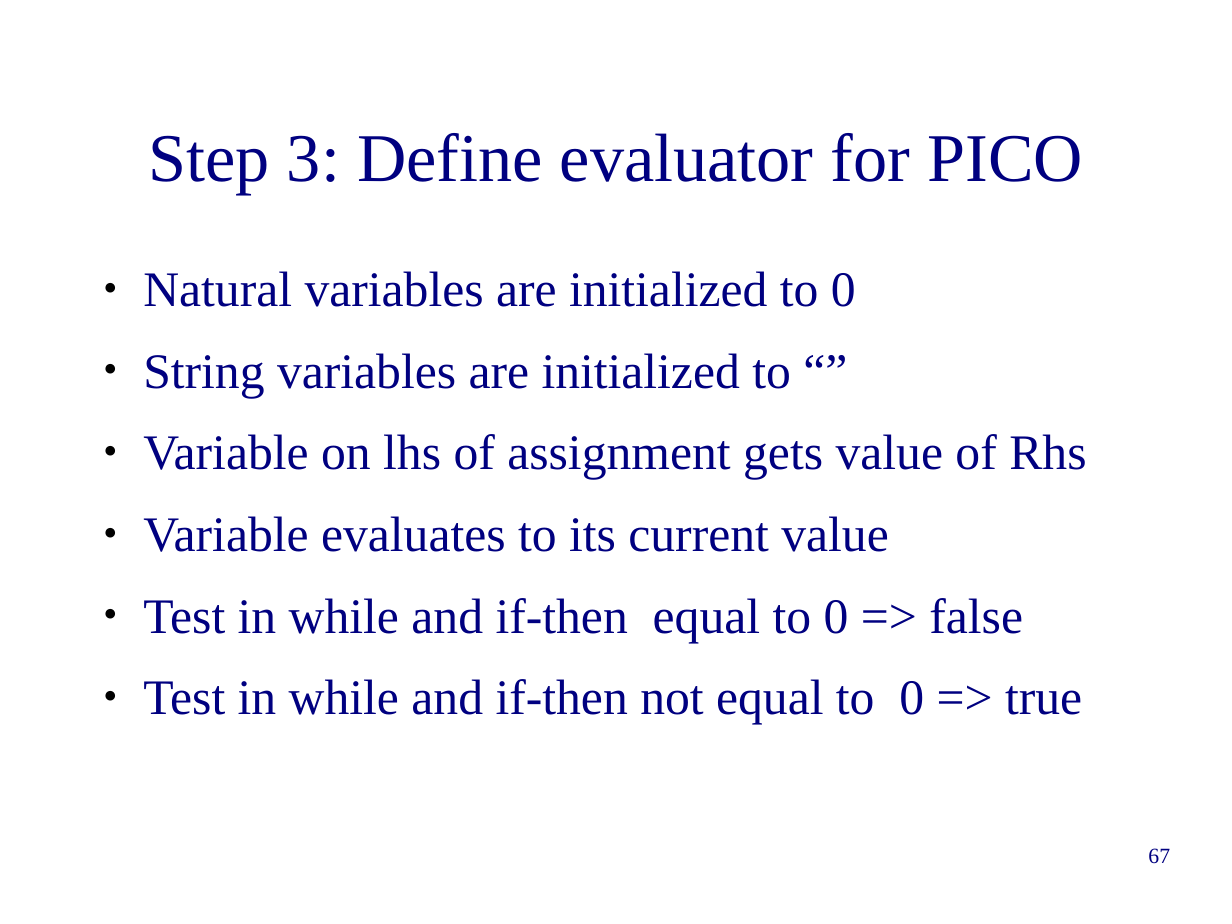
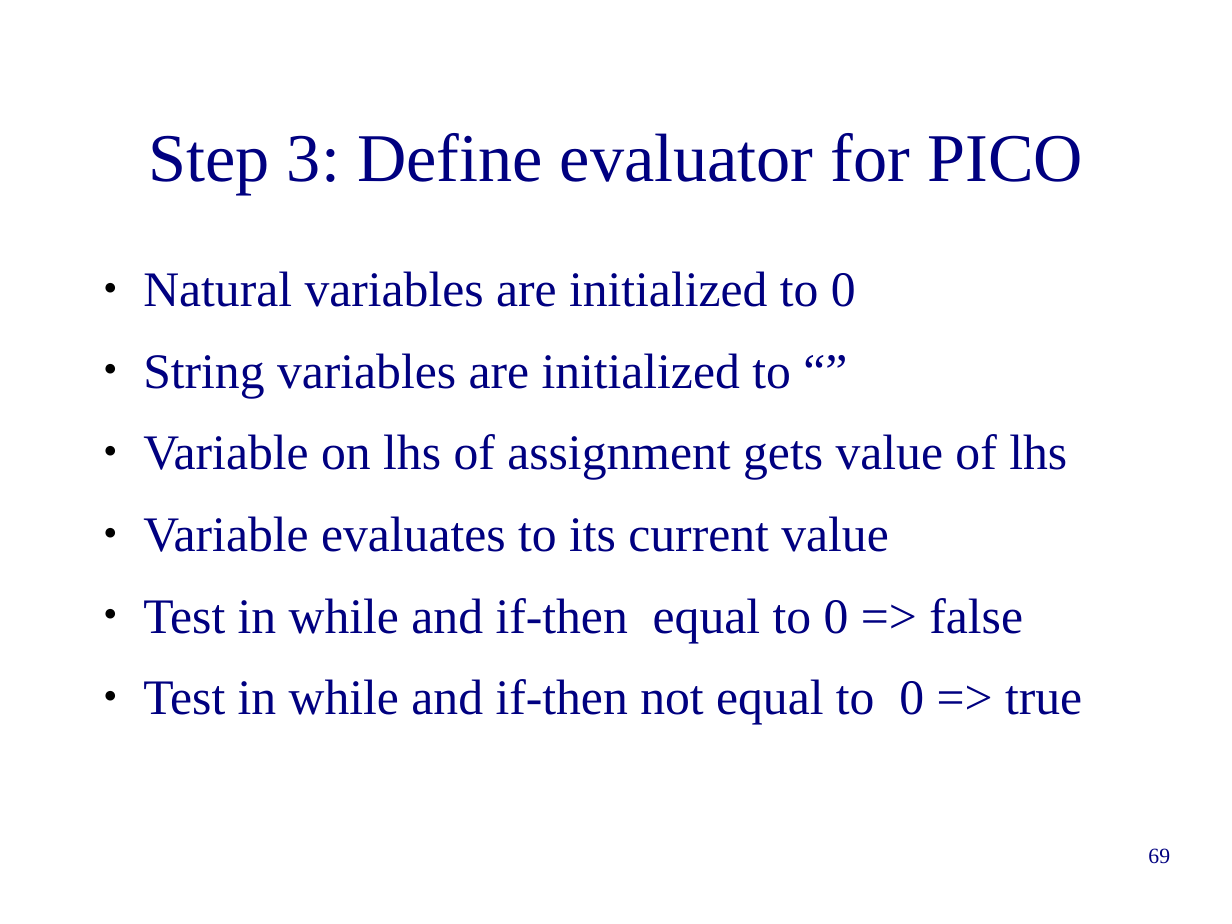
Before and after one commit to cwi-swat/meta-environment, a slide deck: slide 69 of meta-doc/extraction-transformation/6-asfsdf-intro/asfsdf-intro.odp (slide 67 before the commit). Drawn at 1232x924 pixels with LibreOffice and Linux fonts; fonts in the diff are those of the drawing; background and template pictures are left out. Boxes give left, top, right and bottom in pixels: in the first picture for what was removed or moved away, otherwise in the second. Text is boxed around its words. In the diff, an @@ line names an element or a change of style, - is before the commit and + after.

Commit message:
Fixed a number of typos and added slides on list matching and lexical constructor functions.

```diff
--- a/meta-doc/extraction-transformation/6-asfsdf-intro/asfsdf-intro.odp
+++ b/meta-doc/extraction-transformation/6-asfsdf-intro/asfsdf-intro.odp
@@ text at bbox=[143, 434, 1067, 480]: text changed @@
-● Variable on lhs of assignment gets value of Rhs
+● Variable on lhs of assignment gets value of lhs
@@ page number at bbox=[1148, 848, 1170, 864]: text changed @@
-67
+69
```
Also in this commit, not shown: 9 other slides changed, 8 slides added.
